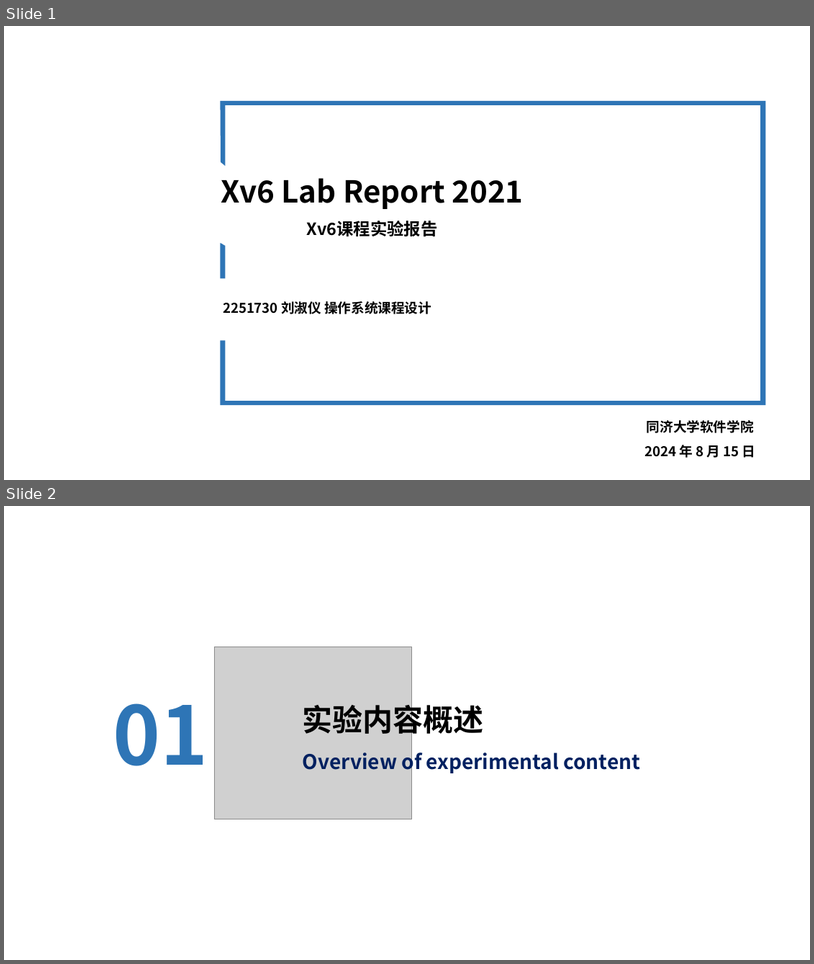
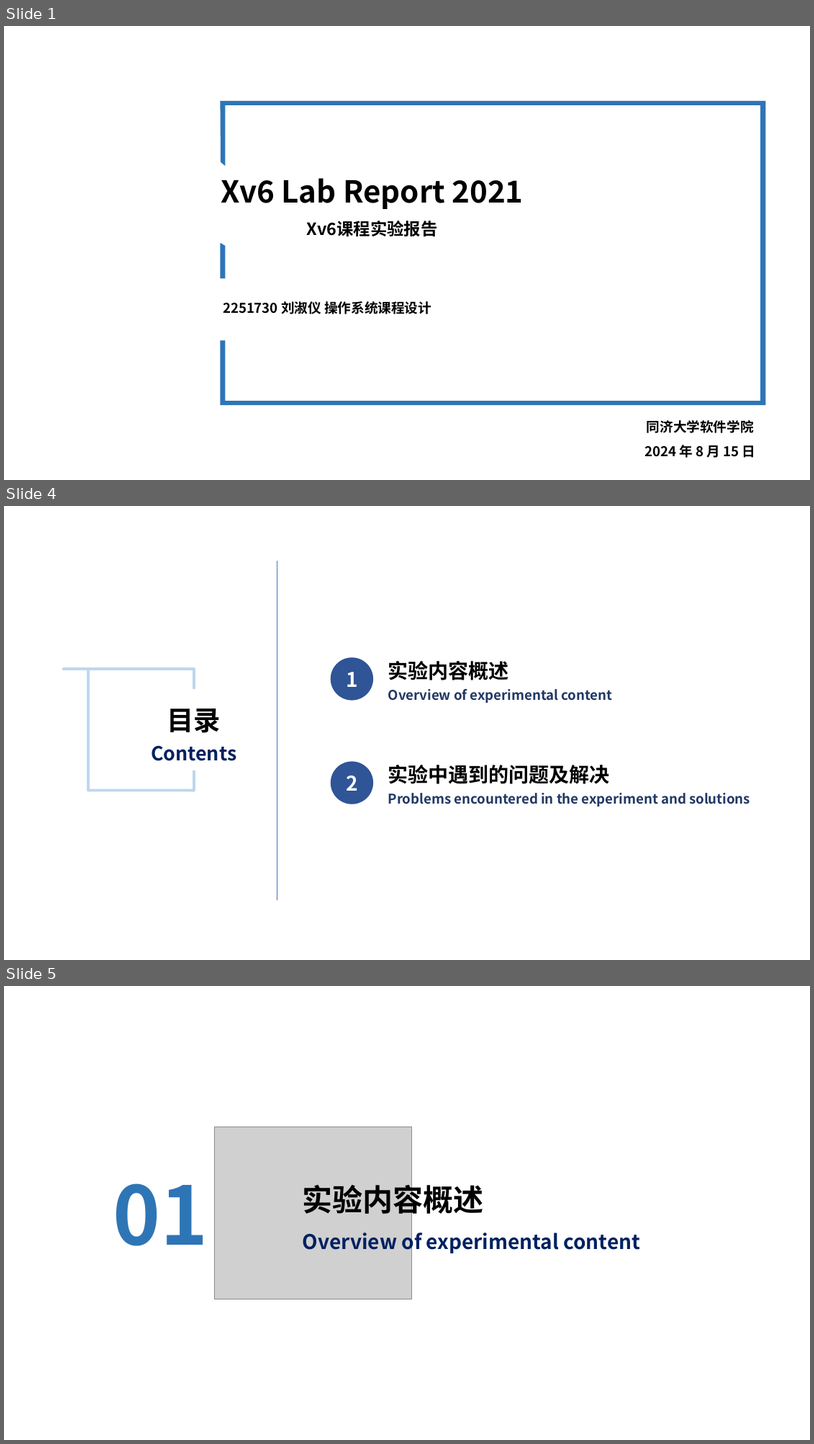
Before and after one commit to bunnyoii/Xv6_Lab_Report_2021, a slide deck: Xv6_Lab_Report_2021.pptx. Shown one above the other, each under a label of ours: slides 1 and 2 before the commit, slides 1, 4 and 5 after it; the slides between them are not shown. The pictures are 814x964 and 814x1444 pixels, drawn with LibreOffice and Linux fonts; fonts in the diff are those of the drawing; grey boxes stand for pictures; background and template pictures are left out. Boxes give left, top, right and bottom in pixels: in the first picture for what was removed or moved away, otherwise in the second. Text is boxed around its words. In the diff, an @@ line names an element or a change of style, - is before the commit and + after.

```diff
--- a/Xv6_Lab_Report_2021.pptx
+++ b/Xv6_Lab_Report_2021.pptx
@@ slide 4 added at [4,506,810,960], background #FFFFFF @@
@@ line added from (278, 561) to (278, 900), #4472C4 0.5 pt @@
@@ ellipse added at [331,657,373,700], fill #2F5597, 24 pt, text #FFFFFF, bold @@
+1
@@ text added at [388,661,613,703], 16 pt, text #203864, bold @@
+实验内容概述
+Overview of experimental content
@@ text added at [151,708,237,761], 23 pt, text #002060, bold @@
+目录
+Contents
@@ ellipse added at [331,762,373,804], fill #2F5597, 24 pt, text #FFFFFF, bold @@
+2
@@ text added at [388,764,751,806], 16 pt, text #203864, bold @@
+实验中遇到的问题及解决
+Problems encountered in the experiment and solutions
@@ group added at [63,669,194,790]: 5 lines @@
@@ what was slide 2 is now slide 5 @@
```
Also in this commit, not shown: 10 slides changed, 2 other slides added, 1 other file.
